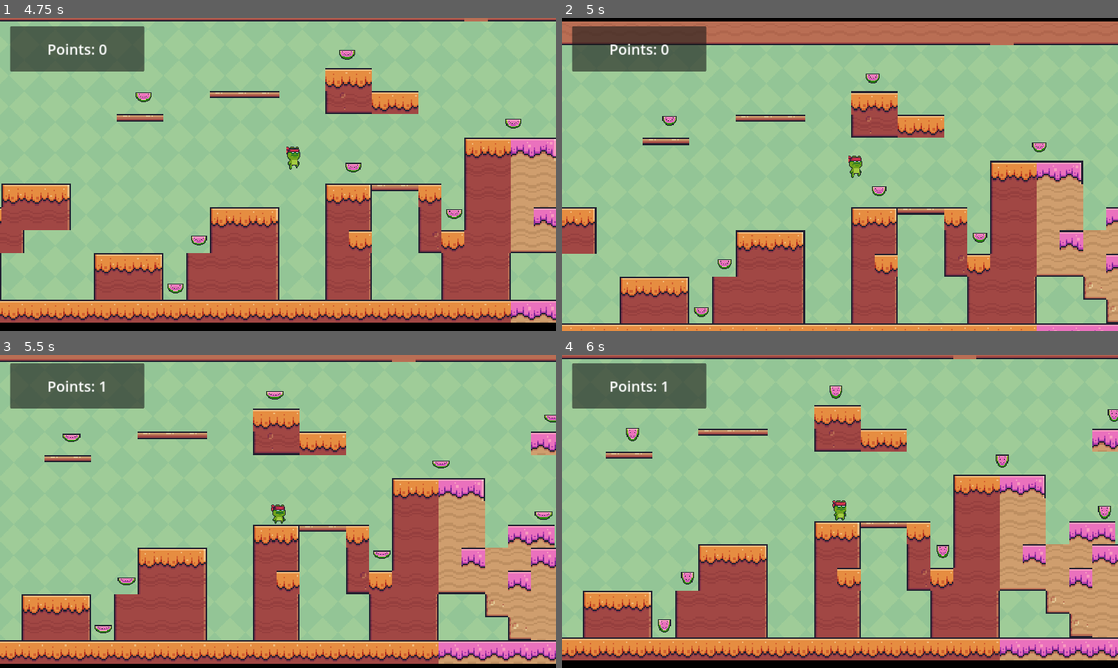
Above: before the commit, frames 1-4 (two rows, left to right).
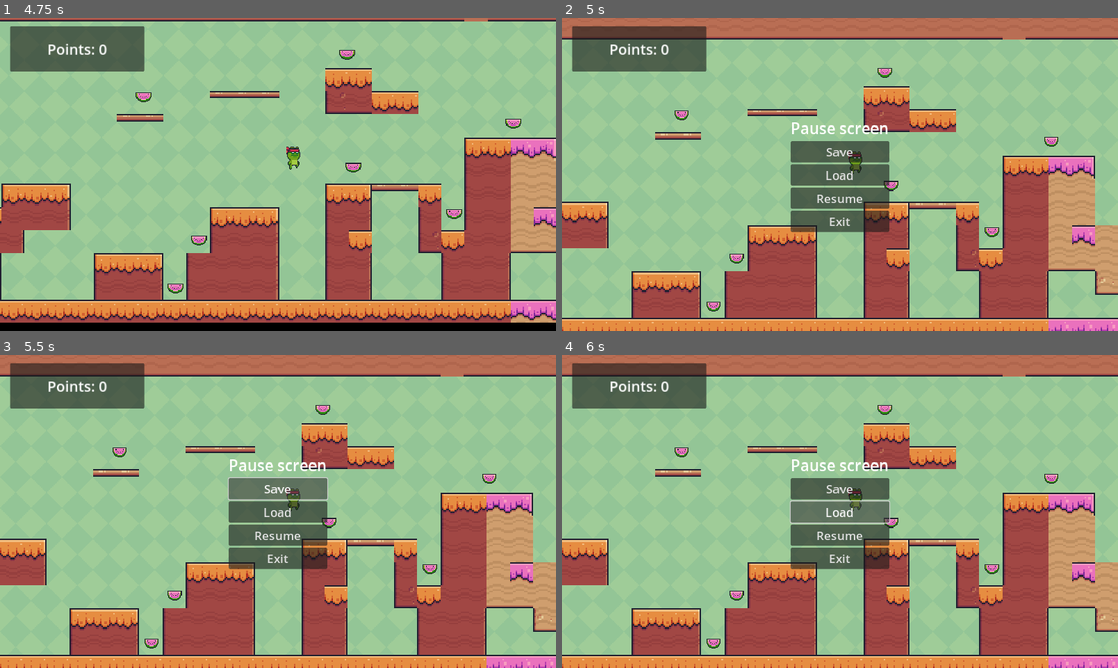
Above: after the commit, the same moments.

Repository: Omar-Munib/JumpAdventure
Game: Godot game, scene res://scenes/main_menu.tscn
Same seed, same stepped clock (60 frames per second), same inputs: the game is played once before the commit and once after it.
Inputs (mouse positions are in pixels of both pictures, inside the frame that each line leads up to):
- Up to frame 1 (4.75 s): click "Level 2" at 0.5 s; hold D (right) 1.28-2.78 s; tap W (jump) at 1.52, 2.27, 3.77, 4.52 s; hold A (left) 2.78-3.53 s; hold D (right) from 3.53 s (still down)
- Up to frame 2 (5 s): keep holding D (right); tap Escape (pause, bound only after the commit) at 4.9 s
- Up to frame 3 (5.5 s): release D (right) at 5 s; click (278, 489) at 5 s, where only the run after the commit has a clickable "Save"
- Up to frame 4 (6 s): click (840, 511) at 5.75 s, where only the run after the commit has a clickable "Load"

Frame 1 is identical in both runs. In frame 2, 28% of the frame differs, in the area x 0-100%, y 0-100%; in frame 3, 50%; in frame 4, 52%.

Commit message:
pause menu added
Added a pause menu
with resume and exit game

Diff:
--- a/project.godot
+++ b/project.godot
@@ -45,6 +45,11 @@
 "events": [Object(InputEventKey,"resource_local_to_scene":false,"resource_name":"","device":-1,"window_id":0,"alt_pressed":false,"shift_pressed":false,"ctrl_pressed":false,"meta_pressed":false,"pressed":false,"keycode":0,"physical_keycode":82,"key_label":0,"unicode":114,"echo":false,"script":null)
 ]
 }
+pause={
+"deadzone": 0.5,
+"events": [Object(InputEventKey,"resource_local_to_scene":false,"resource_name":"","device":-1,"window_id":0,"alt_pressed":false,"shift_pressed":false,"ctrl_pressed":false,"meta_pressed":false,"pressed":false,"keycode":0,"physical_keycode":4194305,"key_label":0,"unicode":0,"echo":false,"script":null)
+]
+}
 
 [rendering]
 
--- a/scenes/control_screen.tscn
+++ b/scenes/control_screen.tscn
@@ -28,27 +28,28 @@
 texture_filter = 1
 offset_left = 178.0
 offset_top = 252.0
-offset_right = 576.0
-offset_bottom = 443.0
+offset_right = 687.0
+offset_bottom = 495.0
 
 [node name="Label" type="Label" parent="Panel"]
 texture_filter = 1
 layout_mode = 0
 offset_left = 25.0
-offset_right = 398.0
-offset_bottom = 191.0
+offset_right = 415.0
+offset_bottom = 243.0
 theme_override_font_sizes/font_size = 30
 text = "Move right:    D
 Move left:       A
 Jump:  W or Space
-Restart level:  R"
+Restart level:  R
+Pause game:   ESC button"
 
 [node name="Button" type="Button" parent="."]
 texture_filter = 1
-offset_left = 474.0
-offset_top = 485.0
-offset_right = 683.0
-offset_bottom = 587.0
+offset_left = 478.0
+offset_top = 517.0
+offset_right = 687.0
+offset_bottom = 619.0
 theme_override_font_sizes/font_size = 30
 text = "Back"
 
--- a/scenes/game_manager.gd
+++ b/scenes/game_manager.gd
@@ -1,4 +1,6 @@
 extends Node
+
+class_name GameManager
 
 @onready var points_label = %PointsLabel
 @onready var collectables_group = null
@@ -40,3 +42,17 @@
 
 func collect_finish_line():
 	finish_line_collected = true
+
+signal toggle_game_paused(is_paused : bool)
+
+var game_paused : bool = false:
+	get:
+		return game_paused
+	set(value):
+		game_paused = value
+		get_tree().paused = game_paused
+		emit_signal("toggle_game_paused", game_paused)
+
+func _input(event : InputEvent):
+	if(event.is_action_pressed("pause")):
+		game_paused = !game_paused
--- a/scenes/level1.tscn
+++ b/scenes/level1.tscn
@@ -8,6 +8,7 @@
 [ext_resource type="PackedScene" uid="uid://d2qq86t6gy02m" path="res://scenes/collectable.tscn" id="6_wxgqo"]
 [ext_resource type="PackedScene" uid="uid://ryuof13g1n12" path="res://scenes/finish.tscn" id="7_dfyfb"]
 [ext_resource type="PackedScene" uid="uid://cnkivx38rcg6q" path="res://scenes/level2.tscn" id="8_vl5k4"]
+[ext_resource type="PackedScene" uid="uid://c8g0ixi6liln8" path="res://scenes/pause_menu.tscn" id="9_my01o"]
 
 [sub_resource type="TileSetAtlasSource" id="TileSetAtlasSource_cbbsi"]
 texture = ExtResource("3_5brvw")
@@ -476,12 +477,15 @@
 sources/0 = SubResource("TileSetAtlasSource_cbbsi")
 
 [node name="Node" type="Node"]
+process_mode = 3
 
 [node name="GameManager" type="Node" parent="."]
 unique_name_in_owner = true
+process_mode = 3
 script = ExtResource("1_sbc5a")
 
 [node name="SceneObjects" type="Node" parent="."]
+process_mode = 1
 
 [node name="TextureRect" type="TextureRect" parent="SceneObjects"]
 texture_filter = 1
@@ -568,3 +572,6 @@
 text = "Points: 0"
 horizontal_alignment = 1
 vertical_alignment = 1
+
+[node name="PauseMenu" parent="UI" node_paths=PackedStringArray("game_manager") instance=ExtResource("9_my01o")]
+game_manager = NodePath("../../GameManager")
--- a/scenes/level2.tscn
+++ b/scenes/level2.tscn
@@ -8,6 +8,7 @@
 [ext_resource type="PackedScene" uid="uid://d2qq86t6gy02m" path="res://scenes/collectable.tscn" id="6_172hf"]
 [ext_resource type="PackedScene" uid="uid://ryuof13g1n12" path="res://scenes/finish.tscn" id="7_4e3ix"]
 [ext_resource type="PackedScene" uid="uid://hwo8kr6nt78b" path="res://scenes/level3.tscn" id="8_o4ur8"]
+[ext_resource type="PackedScene" uid="uid://c8g0ixi6liln8" path="res://scenes/pause_menu.tscn" id="9_d4ty3"]
 
 [sub_resource type="TileSetAtlasSource" id="TileSetAtlasSource_cbbsi"]
 texture = ExtResource("3_txal3")
@@ -532,12 +533,15 @@
 sources/0 = SubResource("TileSetAtlasSource_cbbsi")
 
 [node name="Node" type="Node"]
+process_mode = 3
 
 [node name="GameManager" type="Node" parent="."]
 unique_name_in_owner = true
+process_mode = 3
 script = ExtResource("1_gw5cc")
 
 [node name="SceneObjects" type="Node" parent="."]
+process_mode = 1
 
 [node name="TextureRect" type="TextureRect" parent="SceneObjects"]
 texture_filter = 1
@@ -630,3 +634,6 @@
 text = "Points: 0"
 horizontal_alignment = 1
 vertical_alignment = 1
+
+[node name="PauseMenu" parent="UI" node_paths=PackedStringArray("game_manager") instance=ExtResource("9_d4ty3")]
+game_manager = NodePath("../../GameManager")
--- a/scenes/level3.tscn
+++ b/scenes/level3.tscn
@@ -9,6 +9,7 @@
 [ext_resource type="PackedScene" uid="uid://ryuof13g1n12" path="res://scenes/finish.tscn" id="7_c5q8d"]
 [ext_resource type="PackedScene" uid="uid://c6nnbfsx1310w" path="res://scenes/main_menu.tscn" id="8_a8dk4"]
 [ext_resource type="PackedScene" uid="uid://digdvu8y0buni" path="res://scenes/spike_trap.tscn" id="9_kchoq"]
+[ext_resource type="PackedScene" uid="uid://c8g0ixi6liln8" path="res://scenes/pause_menu.tscn" id="10_sgl22"]
 
 [sub_resource type="TileSetAtlasSource" id="TileSetAtlasSource_cbbsi"]
 texture = ExtResource("3_gq7do")
@@ -555,19 +556,20 @@
 sources/0 = SubResource("TileSetAtlasSource_cbbsi")
 
 [node name="Node" type="Node"]
+process_mode = 3
 
 [node name="GameManager" type="Node" parent="."]
 unique_name_in_owner = true
+process_mode = 3
 script = ExtResource("1_v51xv")
 
 [node name="SceneObjects" type="Node" parent="."]
+process_mode = 1
 
 [node name="TextureRect" type="TextureRect" parent="SceneObjects"]
 texture_filter = 1
-offset_left = 73.0
-offset_top = 53.0
-offset_right = 2513.0
-offset_bottom = 721.0
+offset_right = 2440.0
+offset_bottom = 668.0
 texture = ExtResource("2_6mrh1")
 stretch_mode = 1
 
@@ -643,6 +645,73 @@
 [node name="Finish" parent="SceneObjects" instance=ExtResource("7_c5q8d")]
 position = Vector2(2349, 85)
 target_level = ExtResource("8_a8dk4")
+
+[node name="SpikesGroup" type="Node" parent="SceneObjects"]
+
+[node name="SpikeTrap" parent="SceneObjects/SpikesGroup" instance=ExtResource("9_kchoq")]
+position = Vector2(632, 627)
+
+[node name="SpikeTrap2" parent="SceneObjects/SpikesGroup" instance=ExtResource("9_kchoq")]
+position = Vector2(680, 627)
+
+[node name="SpikeTrap3" parent="SceneObjects/SpikesGroup" instance=ExtResource("9_kchoq")]
+position = Vector2(728, 627)
+
+[node name="SpikeTrap4" parent="SceneObjects/SpikesGroup" instance=ExtResource("9_kchoq")]
+position = Vector2(776, 627)
+
+[node name="SpikeTrap5" parent="SceneObjects/SpikesGroup" instance=ExtResource("9_kchoq")]
+position = Vector2(441, 630)
+
+[node name="SpikeTrap6" parent="SceneObjects/SpikesGroup" instance=ExtResource("9_kchoq")]
+position = Vector2(105, 628)
+
+[node name="SpikeTrap7" parent="SceneObjects/SpikesGroup" instance=ExtResource("9_kchoq")]
+position = Vector2(153, 627)
+
+[node name="SpikeTrap8" parent="SceneObjects/SpikesGroup" instance=ExtResource("9_kchoq")]
+position = Vector2(201, 627)
+
+[node name="SpikeTrap9" parent="SceneObjects/SpikesGroup" instance=ExtResource("9_kchoq")]
+position = Vector2(59, 628)
+
+[node name="SpikeTrap10" parent="SceneObjects/SpikesGroup" instance=ExtResource("9_kchoq")]
+texture_filter = 1
+position = Vector2(1834, 508)
+
+[node name="SpikeTrap11" parent="SceneObjects/SpikesGroup" instance=ExtResource("9_kchoq")]
+texture_filter = 1
+position = Vector2(2027, 411)
+
+[node name="SpikeTrap12" parent="SceneObjects/SpikesGroup" instance=ExtResource("9_kchoq")]
+position = Vector2(1066, 629)
+
+[node name="SpikeTrap13" parent="SceneObjects/SpikesGroup" instance=ExtResource("9_kchoq")]
+position = Vector2(1113, 629)
+
+[node name="SpikeTrap14" parent="SceneObjects/SpikesGroup" instance=ExtResource("9_kchoq")]
+position = Vector2(1161, 629)
+
+[node name="SpikeTrap15" parent="SceneObjects/SpikesGroup" instance=ExtResource("9_kchoq")]
+position = Vector2(1451, 508)
+
+[node name="SpikeTrap16" parent="SceneObjects/SpikesGroup" instance=ExtResource("9_kchoq")]
+position = Vector2(299, 628)
+
+[node name="SpikeTrap17" parent="SceneObjects/SpikesGroup" instance=ExtResource("9_kchoq")]
+position = Vector2(2171, 628)
+
+[node name="SpikeTrap18" parent="SceneObjects/SpikesGroup" instance=ExtResource("9_kchoq")]
+position = Vector2(2219, 628)
+
+[node name="SpikeTrap19" parent="SceneObjects/SpikesGroup" instance=ExtResource("9_kchoq")]
+position = Vector2(2266, 628)
+
+[node name="SpikeTrap20" parent="SceneObjects/SpikesGroup" instance=ExtResource("9_kchoq")]
+position = Vector2(2317, 629)
+
+[node name="SpikeTrap21" parent="SceneObjects/SpikesGroup" instance=ExtResource("9_kchoq")]
+position = Vector2(2124, 628)
 
 [node name="UI" type="CanvasLayer" parent="."]
 
@@ -662,67 +731,5 @@
 horizontal_alignment = 1
 vertical_alignment = 1
 
-[node name="SpikeTrap" parent="." instance=ExtResource("9_kchoq")]
-position = Vector2(632, 627)
-
-[node name="SpikeTrap2" parent="." instance=ExtResource("9_kchoq")]
-position = Vector2(680, 627)
-
-[node name="SpikeTrap3" parent="." instance=ExtResource("9_kchoq")]
-position = Vector2(728, 627)
-
-[node name="SpikeTrap4" parent="." instance=ExtResource("9_kchoq")]
-position = Vector2(776, 627)
-
-[node name="SpikeTrap5" parent="." instance=ExtResource("9_kchoq")]
-position = Vector2(441, 630)
-
-[node name="SpikeTrap6" parent="." instance=ExtResource("9_kchoq")]
-position = Vector2(105, 628)
-
-[node name="SpikeTrap7" parent="." instance=ExtResource("9_kchoq")]
-position = Vector2(153, 627)
-
-[node name="SpikeTrap8" parent="." instance=ExtResource("9_kchoq")]
-position = Vector2(201, 627)
-
-[node name="SpikeTrap9" parent="." instance=ExtResource("9_kchoq")]
-position = Vector2(59, 628)
-
-[node name="SpikeTrap10" parent="." instance=ExtResource("9_kchoq")]
-texture_filter = 1
-position = Vector2(1834, 508)
-
-[node name="SpikeTrap11" parent="." instance=ExtResource("9_kchoq")]
-texture_filter = 1
-position = Vector2(2027, 411)
-
-[node name="SpikeTrap12" parent="." instance=ExtResource("9_kchoq")]
-position = Vector2(1066, 629)
-
-[node name="SpikeTrap13" parent="." instance=ExtResource("9_kchoq")]
-position = Vector2(1113, 629)
-
-[node name="SpikeTrap14" parent="." instance=ExtResource("9_kchoq")]
-position = Vector2(1161, 629)
-
-[node name="SpikeTrap15" parent="." instance=ExtResource("9_kchoq")]
-position = Vector2(1451, 508)
-
-[node name="SpikeTrap16" parent="." instance=ExtResource("9_kchoq")]
-position = Vector2(299, 628)
-
-[node name="SpikeTrap17" parent="." instance=ExtResource("9_kchoq")]
-position = Vector2(2171, 628)
-
-[node name="SpikeTrap18" parent="." instance=ExtResource("9_kchoq")]
-position = Vector2(2219, 628)
-
-[node name="SpikeTrap19" parent="." instance=ExtResource("9_kchoq")]
-position = Vector2(2266, 628)
-
-[node name="SpikeTrap20" parent="." instance=ExtResource("9_kchoq")]
-position = Vector2(2317, 629)
-
-[node name="SpikeTrap21" parent="." instance=ExtResource("9_kchoq")]
-position = Vector2(2124, 628)
+[node name="PauseMenu" parent="UI" node_paths=PackedStringArray("game_manager") instance=ExtResource("10_sgl22")]
+game_manager = NodePath("../../GameManager")
--- a/scenes/main_menu.gd
+++ b/scenes/main_menu.gd
@@ -1,13 +1,22 @@
 extends Node
 
+var game_manager
+
+func _ready():
+	game_manager = get_node("GameManager")
+
 func _on_button_pressed():
+	game_manager.game_paused = false
 	get_tree().change_scene_to_file("res://scenes/level1.tscn")
 
 func _on_button_2_pressed():
+	game_manager.game_paused = false
 	get_tree().change_scene_to_file("res://scenes/level2.tscn")
 
 func _on_button_3_pressed():
+	game_manager.game_paused = false
 	get_tree().change_scene_to_file("res://scenes/level3.tscn")
 
 func _on_button_4_pressed():
+	game_manager.game_paused = false
 	get_tree().change_scene_to_file("res://scenes/control_screen.tscn")
--- a/scenes/main_menu.tscn
+++ b/scenes/main_menu.tscn
@@ -1,11 +1,18 @@
-[gd_scene load_steps=4 format=3 uid="uid://c6nnbfsx1310w"]
+[gd_scene load_steps=5 format=3 uid="uid://c6nnbfsx1310w"]
 
 [ext_resource type="Script" path="res://scenes/main_menu.gd" id="1_ir7kj"]
 [ext_resource type="Texture2D" uid="uid://cf5rmoeolbv2i" path="res://assets/Brown.png" id="1_va1ld"]
 [ext_resource type="Texture2D" uid="uid://cqvwqrn3mvcbh" path="res://assets/Cool Text - Jump Adventure 455698774053227.png" id="2_logev"]
+[ext_resource type="Script" path="res://scenes/game_manager.gd" id="2_pk214"]
 
 [node name="MainMenu" type="Node"]
+process_mode = 3
 script = ExtResource("1_ir7kj")
+
+[node name="GameManager" type="Node" parent="."]
+unique_name_in_owner = true
+process_mode = 3
+script = ExtResource("2_pk214")
 
 [node name="Background" type="TextureRect" parent="."]
 texture_filter = 1
--- /dev/null
+++ b/scenes/pause_menu.gd
@@ -0,0 +1,27 @@
+extends Control
+
+@export var game_manager : GameManager
+
+func _ready():
+	hide()
+	game_manager.connect("toggle_game_paused", _on_game_manager_toggle_game_paused)
+
+func _process(delta):
+	pass
+
+func _on_game_manager_toggle_game_paused(is_paused : bool):
+	if(is_paused):
+		show()
+	else:
+		hide()
+
+
+func _on_resume_button_pressed():
+	game_manager.game_paused = false
+	print("button pressed")
+
+func _on_exit_button_pressed():
+	get_tree().change_scene_to_file("res://scenes/main_menu.tscn")
+	#game_manager.game_paused = false
+#to exit the game and shut it off use code below
+	#get_tree().quit()
--- /dev/null
+++ b/scenes/pause_menu.tscn
@@ -0,0 +1,64 @@
+[gd_scene load_steps=2 format=3 uid="uid://c8g0ixi6liln8"]
+
+[ext_resource type="Script" path="res://scenes/pause_menu.gd" id="1_7iyd7"]
+
+[node name="PauseMenu" type="Control"]
+process_mode = 2
+layout_mode = 3
+anchors_preset = 15
+anchor_right = 1.0
+anchor_bottom = 1.0
+grow_horizontal = 2
+grow_vertical = 2
+script = ExtResource("1_7iyd7")
+
+[node name="Panel" type="Panel" parent="."]
+layout_mode = 1
+anchors_preset = 8
+anchor_left = 0.5
+anchor_top = 0.5
+anchor_right = 0.5
+anchor_bottom = 0.5
+grow_horizontal = 2
+grow_vertical = 2
+
+[node name="VBoxContainer" type="VBoxContainer" parent="Panel"]
+texture_filter = 1
+layout_mode = 1
+anchors_preset = 15
+anchor_right = 1.0
+anchor_bottom = 1.0
+grow_horizontal = 2
+grow_vertical = 2
+
+[node name="Label" type="Label" parent="Panel/VBoxContainer"]
+texture_filter = 1
+layout_mode = 2
+theme_override_font_sizes/font_size = 32
+text = "Pause screen
+"
+horizontal_alignment = 1
+vertical_alignment = 1
+
+[node name="SaveButton" type="Button" parent="Panel/VBoxContainer"]
+layout_mode = 2
+theme_override_font_sizes/font_size = 25
+text = "Save"
+
+[node name="LoadButton" type="Button" parent="Panel/VBoxContainer"]
+layout_mode = 2
+theme_override_font_sizes/font_size = 25
+text = "Load"
+
+[node name="ResumeButton" type="Button" parent="Panel/VBoxContainer"]
+layout_mode = 2
+theme_override_font_sizes/font_size = 25
+text = "Resume"
+
+[node name="ExitButton" type="Button" parent="Panel/VBoxContainer"]
+layout_mode = 2
+theme_override_font_sizes/font_size = 25
+text = "Exit"
+
+[connection signal="pressed" from="Panel/VBoxContainer/ResumeButton" to="." method="_on_resume_button_pressed"]
+[connection signal="pressed" from="Panel/VBoxContainer/ExitButton" to="." method="_on_exit_button_pressed"]
Not shown: 1 places in scenes/level1.tscn that only renumber resources
Not shown: 1 places in scenes/level2.tscn that only renumber resources
Not shown: 1 places in scenes/level3.tscn that only renumber resources
Not shown, changed: web/index.html
Not shown, changed: web/index.pck
